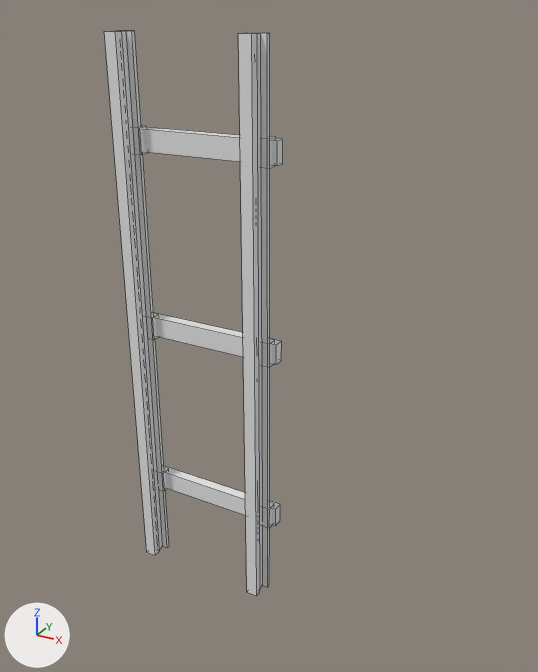
Two versions of the FBX model Assets/Fbx/WhiteModel/电梯/小型电梯导轨_3m.fbx, one commit apart.
The view is the same before and after, from a 50 mm camera at (2.06, -2.27, 3.09) aimed at (0.39, 0.76, 1.58). Lighting does not change. The marker at lower left points along +X, +Y and +Z. The first picture is the older version. Mesh edges are drawn as thin lines. Where no turn or scale is listed for an object, it has been applied to the vertices.

The first picture shows '小型电梯导轨_3m_Export'.
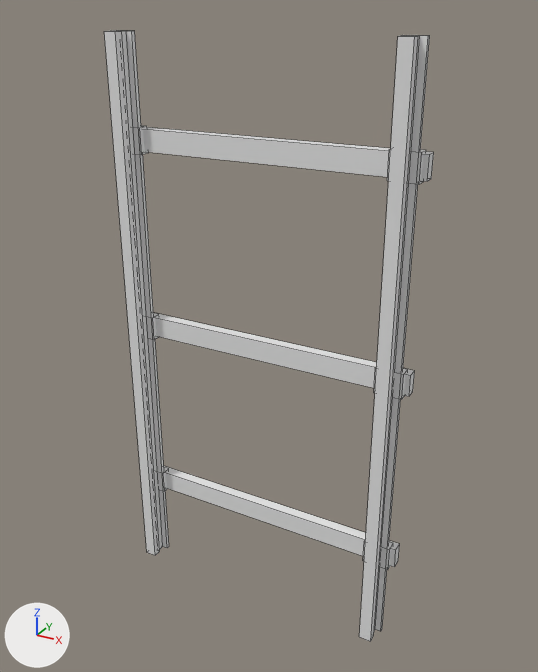
The newer file is also turned or shifted as a whole; pictures and numbers use the older file's frame.

Changed parts and their boxes (x1, y1, x2, y2) in the pictures (538 x 672 px; the box of a moved part takes in the faces that stretch with it):
'小型电梯导轨_3m_Export', reshaped (84% wider, 8% taller)
    before: (104, 30, 283, 596)
    after: (104, 30, 434, 642)
part 1 of me_小型电梯导轨_3m_001, moved or reshaped
    before: (238, 33, 260, 596)
    after: (359, 36, 418, 642)
part 2 of me_小型电梯导轨_3m_001, moved or reshaped
    before: (257, 33, 263, 589)
    after: (374, 35, 420, 631)
part 3 of me_小型电梯导轨_3m_001, moved or reshaped
    before: (261, 33, 270, 587)
    after: (375, 35, 430, 631)
part 4 of me_小型电梯导轨_3m_001, moved or reshaped
    before: (262, 503, 274, 528)
    after: (363, 539, 393, 570)
part 5 of me_小型电梯导轨_3m_001, moved or reshaped
    before: (261, 339, 275, 367)
    after: (374, 366, 408, 399)
part 6 of me_小型电梯导轨_3m_001, moved or reshaped
    before: (260, 137, 276, 168)
    after: (387, 149, 426, 184)
part 7 of me_小型电梯导轨_3m_001, moved or reshaped
    before: (164, 466, 280, 526)
    after: (164, 466, 400, 567)
part 8 of me_小型电梯导轨_3m_001, moved or reshaped
    before: (156, 313, 282, 365)
    after: (156, 313, 415, 396)
part 9 of me_小型电梯导轨_3m_001, moved or reshaped
    before: (143, 127, 283, 165)
    after: (143, 127, 434, 181)

Diff of the bpy script that builds the scene:
```diff
--- a/Assets/Fbx/WhiteModel/电梯/小型电梯导轨_3m.fbx.py
+++ b/Assets/Fbx/WhiteModel/电梯/小型电梯导轨_3m.fbx.py
@@ me_小型电梯导轨_3m_001 @@
 # used by ob_小型电梯导轨_3m_export; location = (0.0, 0.0, 0.0)
 # before: 49 (0.46, 0.73, 0.44) at pixel (275, 525), 50 (0.46, 0.78, 0.44) at pixel (280, 520), 53 (0.46, 0.73, 0.55) at pixel (275, 509), 54 (0.46, 0.78, 0.55) at pixel (280, 504)
 # before: 73 (0.46, 0.73, 1.45) at pixel (276, 364), 74 (0.46, 0.78, 1.45) at pixel (281, 360), 77 (0.46, 0.73, 1.55) at pixel (276, 344), 78 (0.46, 0.78, 1.55) at pixel (281, 341)
 # before: 97 (0.46, 0.73, 2.44) at pixel (277, 165), 98 (0.46, 0.78, 2.44) at pixel (282, 163), 101 (0.46, 0.73, 2.56) at pixel (277, 140), 102 (0.46, 0.78, 2.56) at pixel (282, 139)
-me_小型电梯导轨_3m_001.from_pydata(...)  # 120 vertices, 90 faces; spans x -0.46..0.46, y 0.62..0.78, z 0.0..3.0
+me_小型电梯导轨_3m_001.from_pydata(...)  # 120 vertices, 90 faces; spans x -0.46..1.15, y 0.62..0.78, z 0.0..3.0
+# me_小型电梯导轨_3m_001 part 1: the loose piece of 8 vertices spanning x 0.33..0.39, y 0.62..0.66, z 0.0..3.0 is moved by (0.7, 0.0, 0.0)
+# me_小型电梯导轨_3m_001 part 2: the loose piece of 8 vertices spanning x 0.34..0.38, y 0.66..0.71, z 0.0..3.0 is moved by (0.7, 0.0, 0.0)
+# me_小型电梯导轨_3m_001 part 3: the loose piece of 8 vertices spanning x 0.31..0.41, y 0.71..0.73, z 0.0..3.0 is moved by (0.7, 0.0, 0.0)
+# me_小型电梯导轨_3m_001 part 4: the loose piece of 8 vertices spanning x 0.29..0.43, y 0.7..0.76, z 0.43..0.56 is moved by (0.7, 0.0, 0.0)
+# me_小型电梯导轨_3m_001 part 5: the loose piece of 8 vertices spanning x 0.29..0.43, y 0.7..0.76, z 1.43..1.57 is moved by (0.7, 0.0, 0.0)
+# me_小型电梯导轨_3m_001 part 6: the loose piece of 8 vertices spanning x 0.29..0.43, y 0.7..0.76, z 2.43..2.57 is moved by (0.7, 0.0, 0.0)
+# me_小型电梯导轨_3m_001 part 7
+for i in [49, 50, 53, 54]: me_小型电梯导轨_3m_001.vertices[i].co += Vector((0.7, 0.0, 0.0))
+# me_小型电梯导轨_3m_001 part 8
+for i in [73, 74, 77, 78]: me_小型电梯导轨_3m_001.vertices[i].co += Vector((0.7, 0.0, 0.0))
+# me_小型电梯导轨_3m_001 part 9
+for i in [97, 98, 101, 102]: me_小型电梯导轨_3m_001.vertices[i].co += Vector((0.7, 0.0, 0.0))
```
